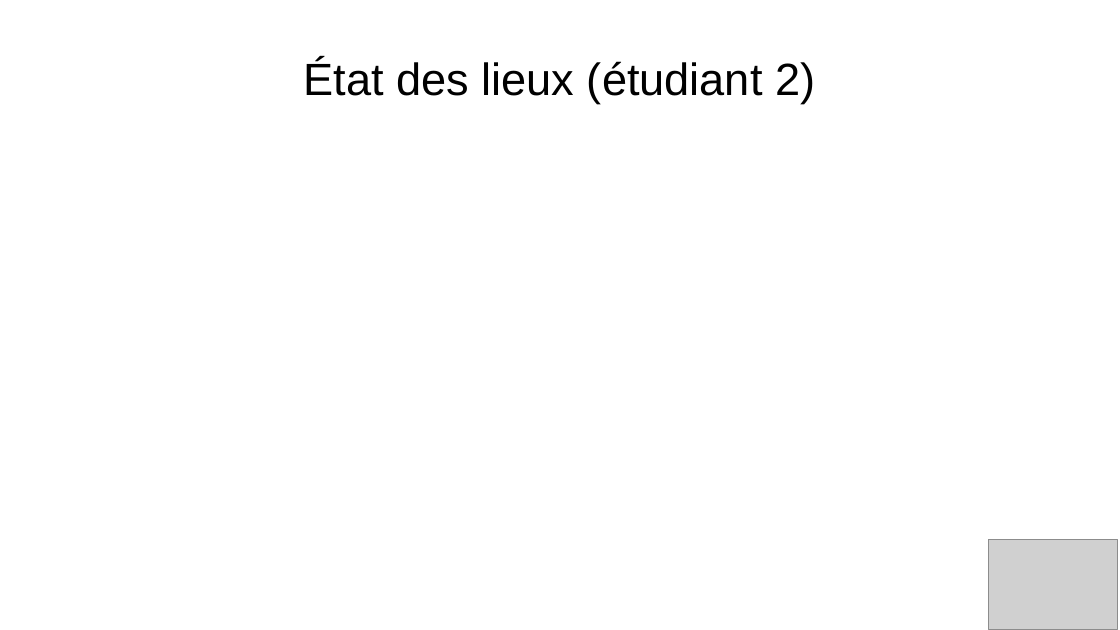
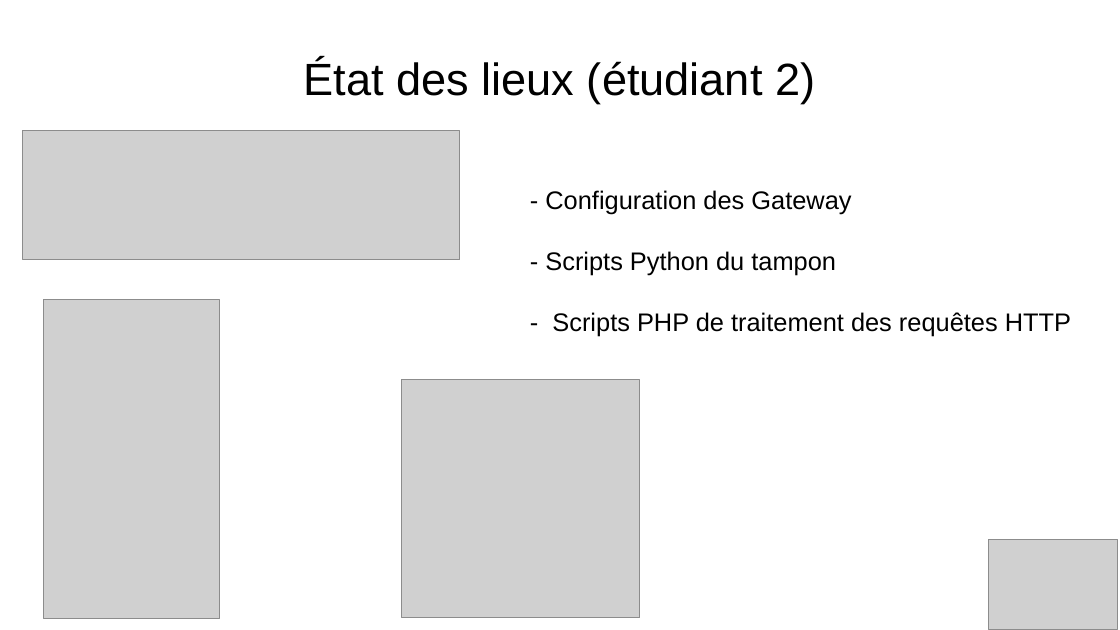
Before and after one commit to Gabin221/Tracking-BLE-documents, a slide deck: slide 24 of Revues/Revues1/presentation_yahya_andrea_gabin.odp (slide 23 before the commit). Drawn at 1120x630 pixels with LibreOffice and Linux fonts; fonts in the diff are those of the drawing; grey boxes stand for pictures. Boxes give left, top, right and bottom in pixels: in the first picture for what was removed or moved away, otherwise in the second. Text is boxed around its words. In the diff, an @@ line names an element or a change of style, - is before the commit and + after.

```diff
--- a/Revues/Revues1/presentation_yahya_andrea_gabin.odp
+++ b/Revues/Revues1/presentation_yahya_andrea_gabin.odp
@@ picture added at (23,131,460,260) @@
@@ text added at (545,190,1071,337), 18 pt, text #000000 @@
+- Configuration des Gateway
+- Scripts Python du tampon
+- Scripts PHP de traitement des requêtes HTTP
@@ picture added at (44,300,221,619) @@
@@ picture added at (402,380,640,618) @@
```
Also in this commit, not shown: 10 other slides changed, 1 slide added, 13 other files.
